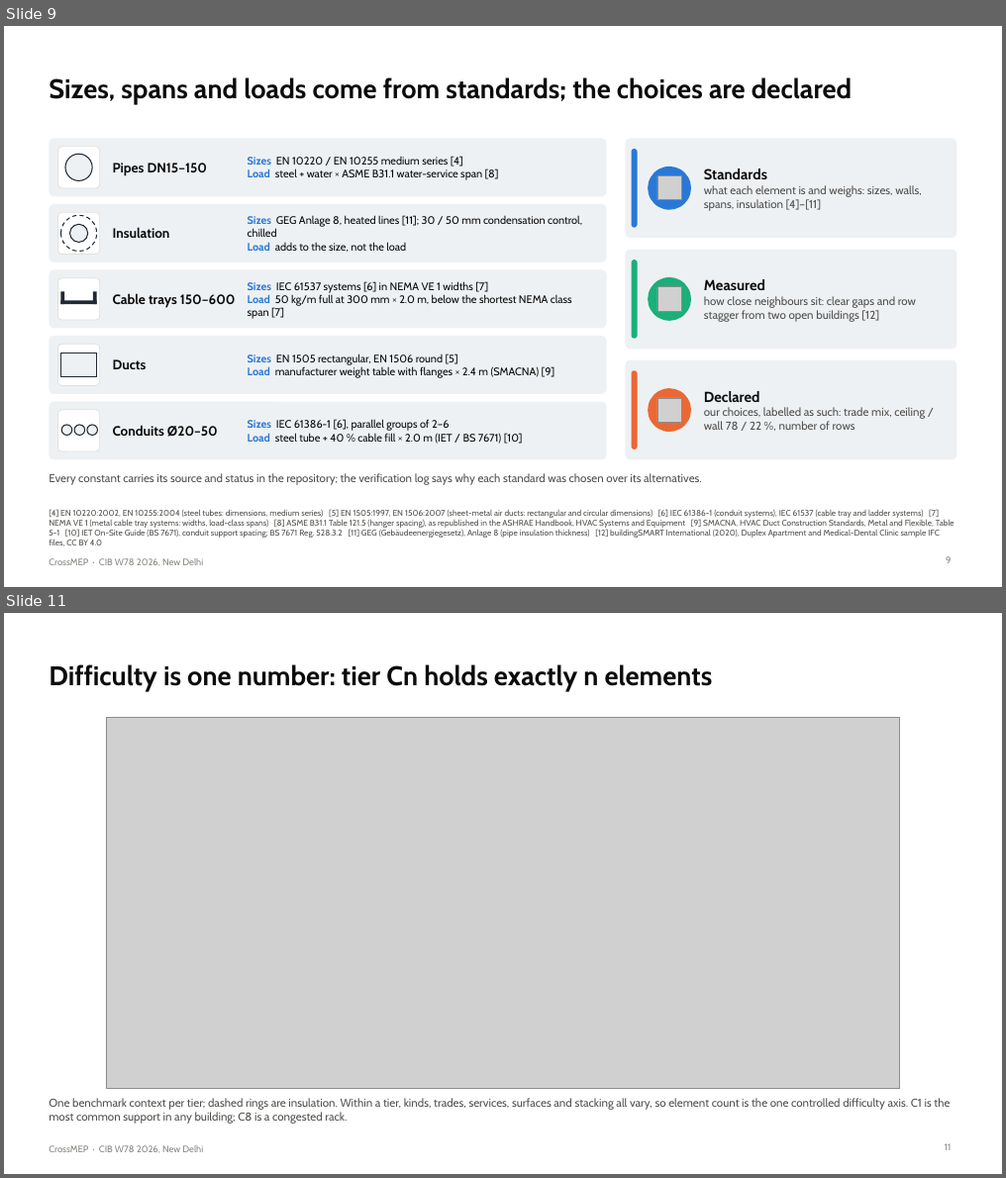
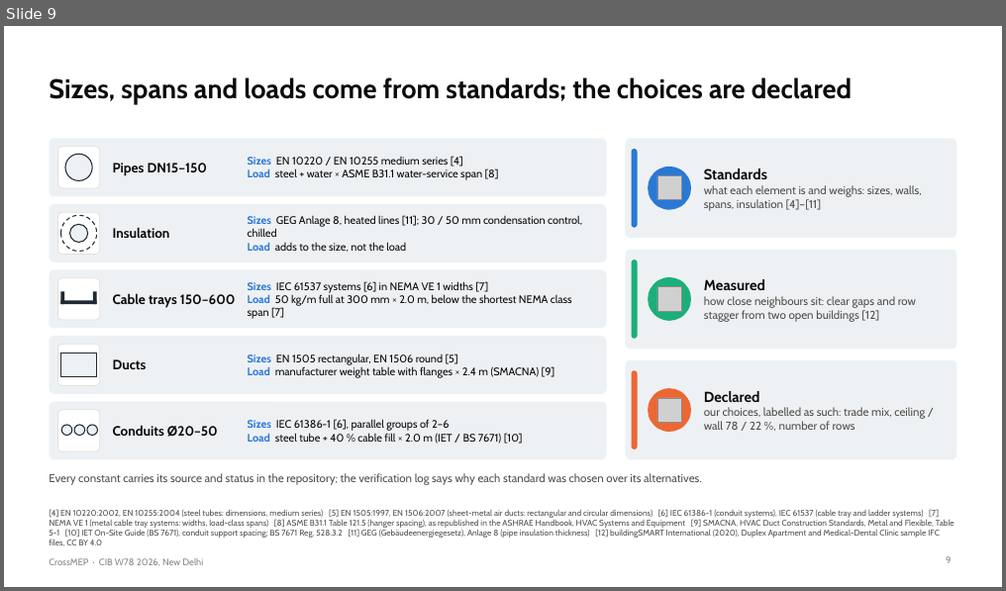
Before and after one commit to lavinia-ped/CrossMEP_Dataset, a slide deck: docs/CrossMEP_CIBW78_talk.pptx. Shown one above the other, each under a label of ours: slides 9 and 11 before the commit, slide 9 after it; the slides between them are not shown. The pictures are 1006x1178 and 1006x591 pixels, drawn with LibreOffice and Linux fonts; fonts in the diff are those of the drawing; grey boxes stand for pictures. Boxes give left, top, right and bottom in pixels: in the first picture for what was removed or moved away, otherwise in the second. Text is boxed around its words. In the diff, an @@ line names an element or a change of style, - is before the commit and + after.

Commit message:
Talk: 16 slides; splits folded into the use slide, the tier gallery into the design check with native charts; the clinic slide drawn natively with intervals

```diff
--- a/docs/CrossMEP_CIBW78_talk.pptx
+++ b/docs/CrossMEP_CIBW78_talk.pptx
@@ slide 11 removed at <box>4,613,1002,1174</box>, background #FFFFFF; not listed: 1 template element that a slide beside it also shows @@
@@ title removed at <box>49,664,713,691</box> @@
-Difficulty is one number: tier Cn holds exactly n elements
@@ picture removed at <box>106,718,900,1088</box> @@
@@ text removed at <box>49,1098,949,1124</box> @@
-One benchmark context per tier; dashed rings are insulation. Within a tier, kinds, trades, services, surfaces and stacking all vary, so element count is the one controlled difficulty axis. C1 is the most common support in any building; C8 is a congested rack.
@@ page number removed at <box>944,1144,951,1151</box> @@
-11
```
Also in this commit, not shown: 4 slides changed, 1 other slide removed, 8 other files.
